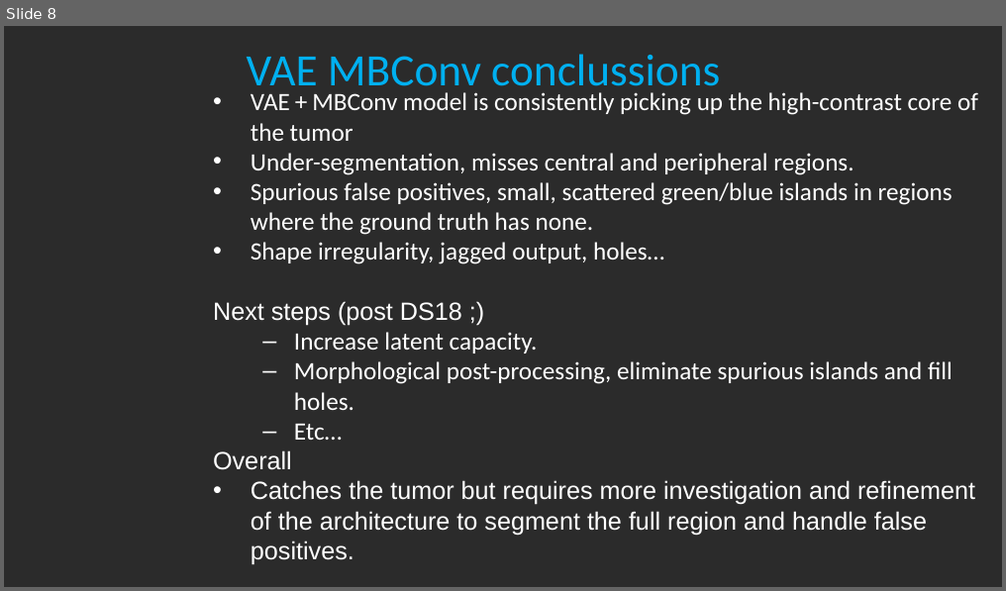
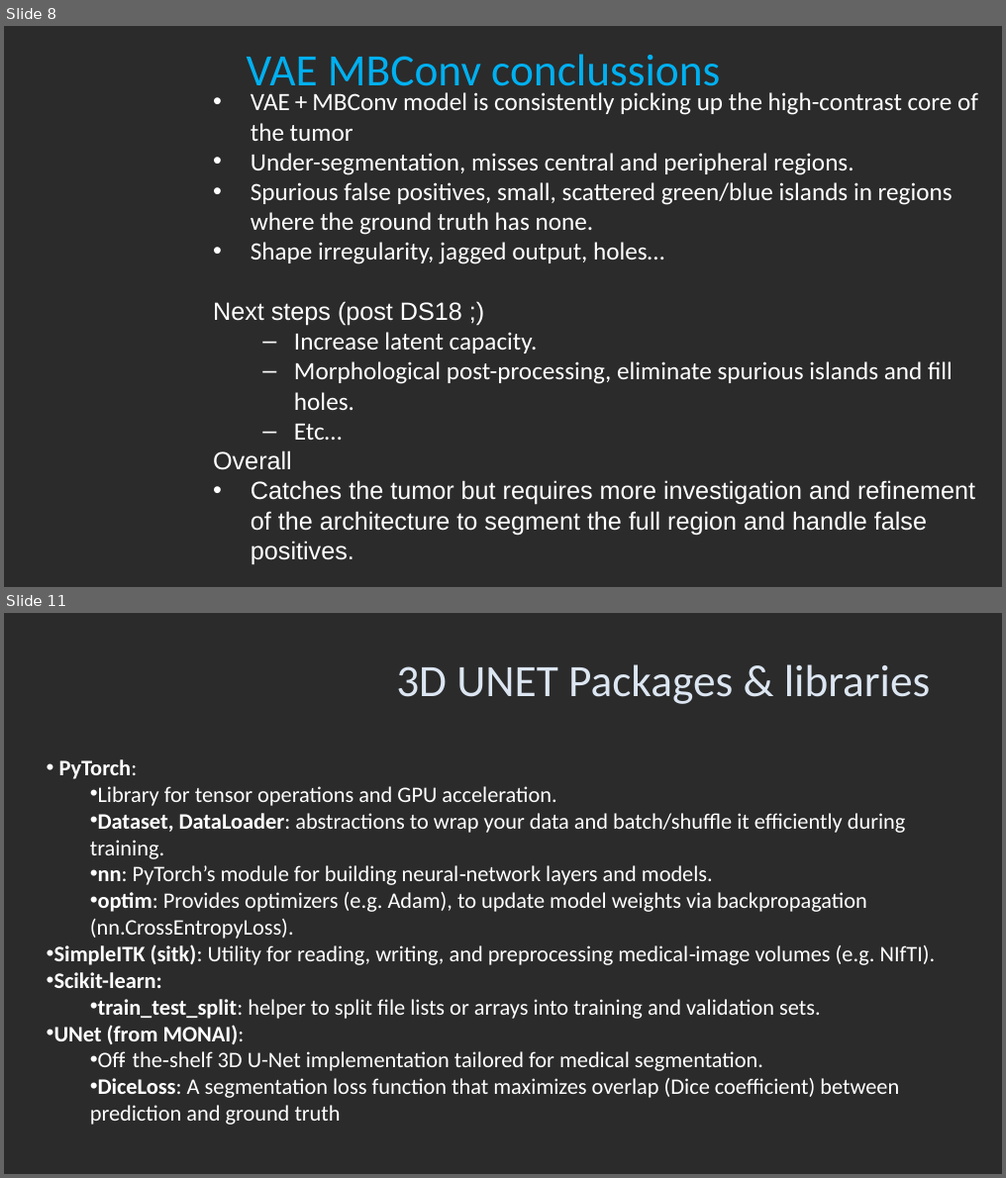
Before and after one commit to daniel-chervin/DS18_FinalProject, a slide deck: ds18_GBM_Autosegmentation.pptx. Shown one above the other, each under a label of ours: slide 8 before the commit, slides 8 and 11 after it; the slides between them are not shown. The pictures are 1006x591 and 1006x1178 pixels, drawn with LibreOffice and Linux fonts; fonts in the diff are those of the drawing; background and template pictures are left out; a plain dark background stands for a picture behind light text. Boxes give left, top, right and bottom in pixels: in the first picture for what was removed or moved away, otherwise in the second. Text is boxed around its words. In the diff, an @@ line names an element or a change of style, - is before the commit and + after.

```diff
--- a/ds18_GBM_Autosegmentation.pptx
+++ b/ds18_GBM_Autosegmentation.pptx
@@ slide 11 added at <box>4,613,1002,1174</box>, background picture (left out) @@
@@ title added at <box>396,664,931,704</box>, 32.4 pt, text #DCE6F2 @@
+3D UNET Packages & libraries
@@ text added at <box>54,760,936,1125</box>, 16 pt, text #FFFFFF @@
+• PyTorch:
+  • Library for tensor operations and GPU acceleration.
+  • Dataset, DataLoader: abstractions to wrap your data and batch/shuffle it efficiently during training.
+  • nn: PyTorch’s module for building neural‐network layers and models.
+  • optim: Provides optimizers (e.g. Adam), to update model weights via backpropagation (nn.CrossEntropyLoss).
+• SimpleITK (sitk): Utility for reading, writing, and preprocessing medical‐image volumes (e.g. NIfTI).
+• Scikit-learn:
+  • train_test_split: helper to split file lists or arrays into training and validation sets.
+• UNet (from MONAI):
+  • Off‐the‐shelf 3D U-Net implementation tailored for medical segmentation.
+  • DiceLoss: A segmentation loss function that maximizes overlap (Dice coefficient) between prediction and ground truth
```
Also in this commit, not shown: 5 slides changed, 8 other slides added, 3 slides removed.
